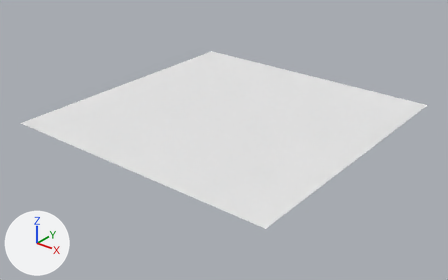
The OBJ model res/models/surface/flat.obj as it was, and as the next commit left it.
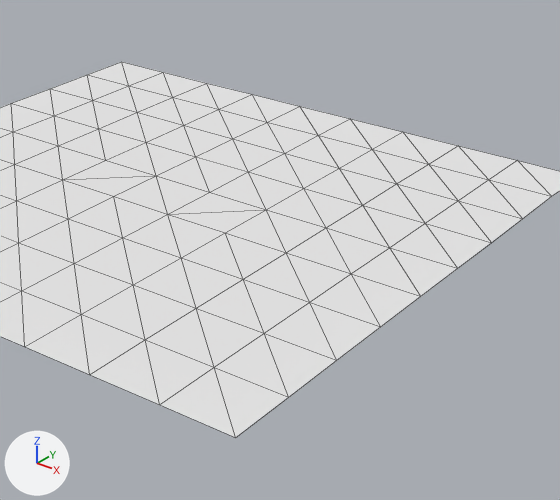
Each version is shown whole from a 50 mm lens placed at (19.4, -24.9, 13.7), pointed at (0.3, -1.0, -1.1), then close up on the part from 34% to 93% of the width and 8% to 92% of the height. The lights are fixed; the arrows at lower left show +X, +Y and +Z. The close-ups show mesh edges as thin lines. Where no turn or scale is listed for an object, it has been applied to the vertices.

Names of what the first close-up shows: 'Grid_Grid.001'.
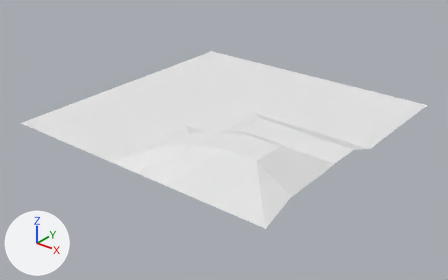
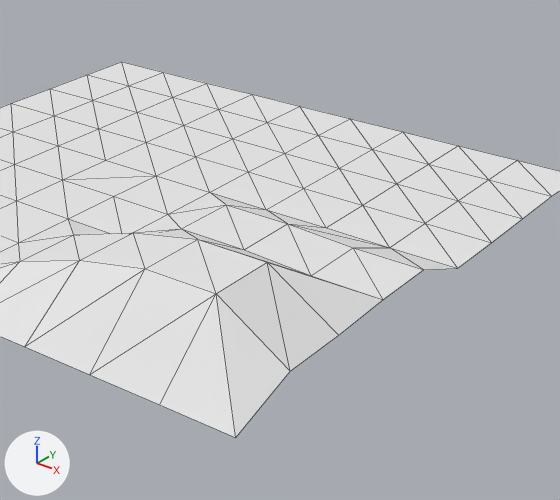
The change in detail:
me_grid_grid_001 has 100 vertices, 162 faces and spans x -8.0..8.0, y -8.0..8.0, z 0.0.
me_grid_grid_001 is used by ob_grid_grid_001; location (0.0, 0.0, 0.0).
me_grid_grid_001 part 1: all 2 vertices in x 8.0, y -6.2..-4.4, z 0.0 are moved by (0.0, 0.0, 0.6).
me_grid_grid_001 part 2: all 2 vertices in x 0.9, y -6.2..-4.4, z 0.0 are moved by (0.0, 0.0, 0.7).
me_grid_grid_001 part 3: the 1 vertex in x 6.2, y -2.7, z 0.0 is moved by (0.0, 0.0, 0.7).
me_grid_grid_001 part 4: the 1 vertex in x 6.2, y -0.9, z 0.0 is moved by (0.0, 0.0, 0.7).
me_grid_grid_001 part 5: the 1 vertex in x 8.0, y -2.7, z 0.0 is moved by (0.0, 0.0, 0.7).
me_grid_grid_001 part 6: the 1 vertex in x 8.0, y -0.9, z 0.0 is moved by (0.0, 0.0, 0.7).
me_grid_grid_001 part 7: all 4 vertices in x 2.7..4.4, y -2.7..-0.9, z 0.0 are moved by (0.0, 0.0, 0.8).
me_grid_grid_001 part 8: all 2 vertices in x 2.7, y -6.2..-4.4, z 0.0 are moved by (0.0, 0.0, 1.3).
me_grid_grid_001 part 9: all 4 vertices in x 4.4..6.2, y -6.2..-4.4, z 0.0 are moved by (0.0, 0.0, 1.7).

Location of each change, [x1, y1, x2, y2] in pixels of the close-ups (560 x 500 px; the box of a moved part takes in the faces that stretch with it):
part 1 of me_grid_grid_001, moved or reshaped
    before: [214, 334, 337, 437]
    after: [216, 262, 339, 437]
part 2 of me_grid_grid_001, moved or reshaped
    before: [0, 219, 123, 347]
    after: [0, 219, 108, 282]
part 3 of me_grid_grid_001, moved or reshaped
    before: [243, 253, 337, 360]
    after: [198, 224, 311, 275]
part 4 of me_grid_grid_001, moved or reshaped
    before: [286, 228, 390, 302]
    after: [288, 224, 390, 275]
part 5 of me_grid_grid_001, moved or reshaped
    before: [310, 274, 381, 360]
    after: [268, 248, 383, 335]
part 6 of me_grid_grid_001, moved or reshaped
    before: [352, 248, 458, 326]
    after: [354, 248, 455, 299]
part 7 of me_grid_grid_001, moved or reshaped
    before: [123, 210, 325, 279]
    after: [133, 192, 386, 249]
part 8 of me_grid_grid_001, moved or reshaped
    before: [22, 238, 196, 375]
    after: [0, 229, 197, 347]
part 9 of me_grid_grid_001, moved or reshaped
    before: [90, 258, 264, 438]
    after: [25, 229, 267, 438]
